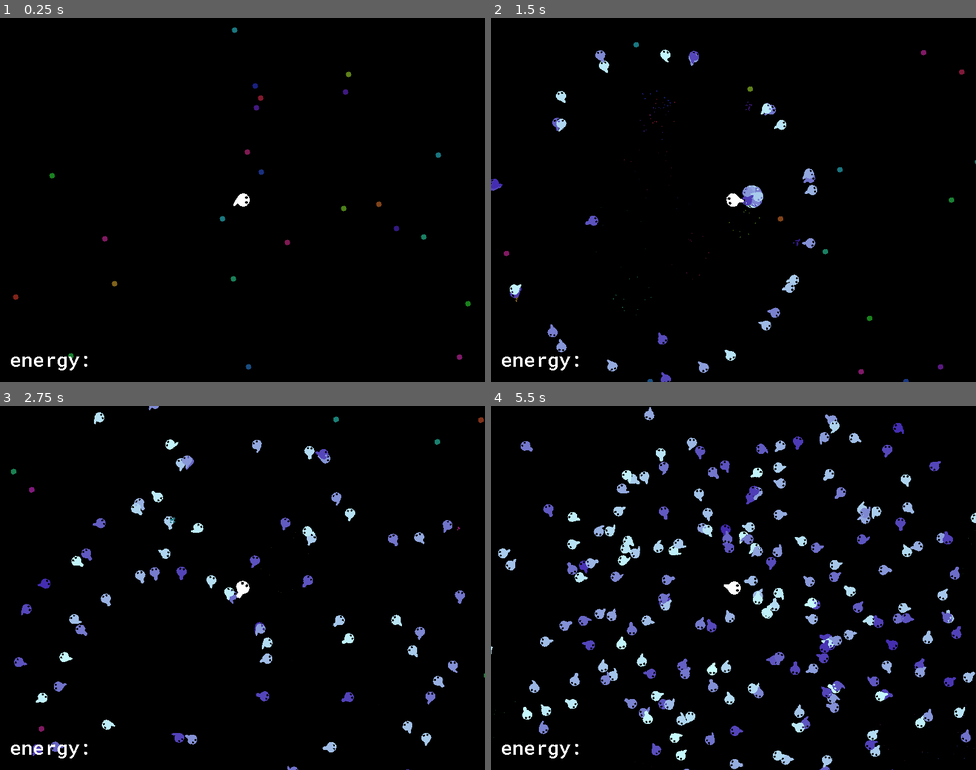
Above: before the commit, frames 1-4 (two rows, left to right).
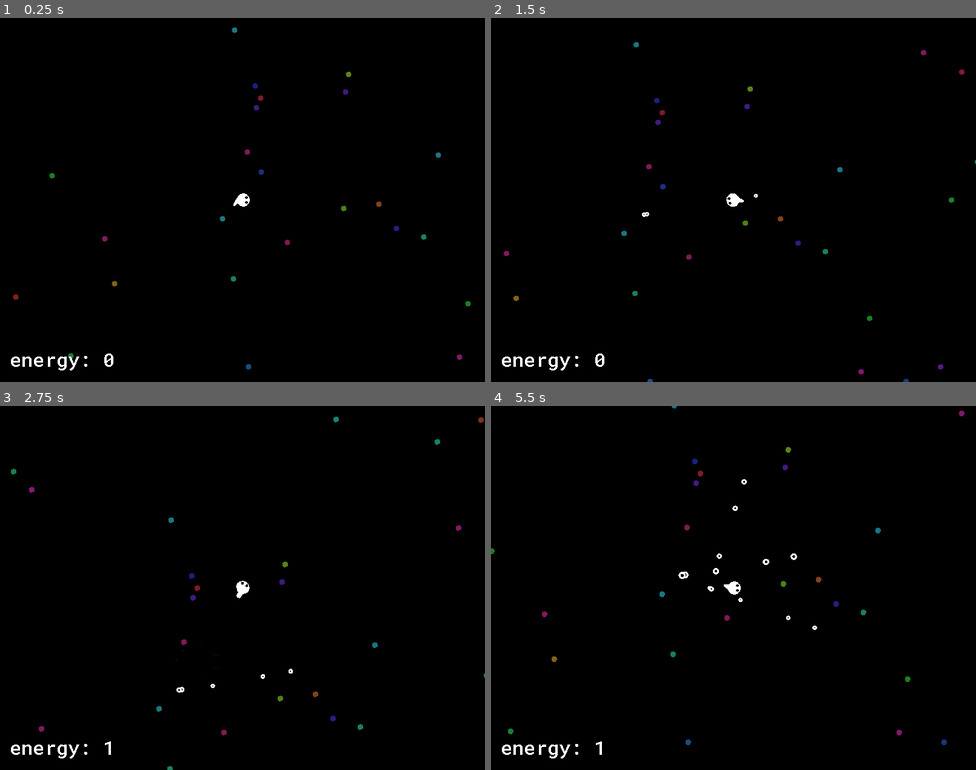
Above: after the commit, the same moments.

Repository: kiwijuice56/fish-fest
Game: Godot game, scene res://main/main.tscn
The game is run twice, just before and just after one commit, with the same random seed, the same clock (stepped at 60 frames per second) and the same inputs. The engine's default icon, where the game draws it, is replaced by a stand-in: a white triangle on a blue panel in a dark square.
Inputs (mouse positions are in pixels of both pictures, inside the frame that each line leads up to):
- Up to frame 1 (0.25 s): no input
- Up to frame 2 (1.5 s): tap Enter (ui_accept) at 0.5, 1.35 s; move the mouse to (840, 181) at 0.52 s; hold Enter (ui_accept) 0.53-1.28 s; move the mouse to (636, 218) at 1.27 s
- Up to frame 3 (2.75 s): tap Enter (ui_accept) at 1.52, 1.82 s; move the mouse to (291, 507) at 2.02 s; hold Enter (ui_accept) from 2.03 s (still down)
- Up to frame 4 (5.5 s): move the mouse to (709, 660) at 2.77 s; release Enter (ui_accept) at 2.78 s; tap Enter (ui_accept) at 2.85, 3.02, 3.32, 4.35, 4.52, 4.82 s; move the mouse to (879, 642) at 3.52 s; hold Enter (ui_accept) 3.53-4.28 s; move the mouse to (588, 533) at 4.27 s; move the mouse to (757, 588) at 5.02 s; hold Enter (ui_accept) from 5.03 s (still down)

The runs differ from the first frame. In frame 1, less than 0.1% of the frame differs, in the area x 21-24%, y 92-96%; in frame 2, 1.7%; in frame 3, 3.1%; in frame 4, 8.7%, in the area x 0-100%, y 0-100%.

Commit message:
Added eggs

Diff:
--- a/main/fish/boid_fish/boid_fish.gd
+++ b/main/fish/boid_fish/boid_fish.gd
@@ -18,7 +18,7 @@
 	%VisionArea.body_entered.connect(_on_fish_entered)
 	%VisionArea.body_exited.connect(_on_fish_exited)
 
-	velocity = Vector2(randf() - 0.5, randf() - 0.5).normalized() * 64
+	velocity = Vector2(randf() - 0.5, randf() - 0.5).normalized() * 32
 	modulate = color_range.gradient.sample(randf())
 
 func _physics_process(delta: float) -> void:
@@ -48,6 +48,11 @@
 
 	move_and_slide()
 
+func _item_found(area: Area2D) -> void:
+	if not area is Algae:
+		return
+	area.collect(self)
+
 func _on_fish_entered(body: PhysicsBody2D) -> void:
 	if not body is BoidFish:
 		return
--- a/main/fish/fish.gd
+++ b/main/fish/fish.gd
@@ -4,6 +4,5 @@
 func _ready() -> void:
 	%CollectionArea.area_entered.connect(_item_found)
 
-func _item_found(area: Area2D) -> void:
-	if area is Item:
-		area.collect(self)
+func _item_found(_area: Area2D) -> void:
+	pass
--- a/main/fish/player_fish/player_fish.gd
+++ b/main/fish/player_fish/player_fish.gd
@@ -1,14 +1,13 @@
 class_name PlayerFish
 extends Fish
 
-@export var boid_scene: PackedScene
+@export var egg_scene: PackedScene
 @export var max_speed: float = 128.0
 @export var max_radius: float = 128.0
 
 func _input(event: InputEvent) -> void:
 	if event.is_action_pressed("ui_accept", false):
-		for i in range(16):
-			spawn_boid()
+		spawn_egg()
 
 func _physics_process(delta: float) -> void:
 	var dir: Vector2 = get_global_mouse_position() - global_position
@@ -22,9 +21,13 @@
 
 	move_and_slide()
 
-func spawn_boid() -> void:
-	var new_boid: BoidFish = boid_scene.instantiate()
-	get_parent().add_child(new_boid)
-	get_parent().move_child(new_boid, 0)
-	new_boid.global_position = global_position
-	new_boid.commander = self
+func _item_found(area: Area2D) -> void:
+	if not area is Algae:
+		return
+	area.collect(self)
+
+func spawn_egg() -> void:
+	var new_egg: Egg = egg_scene.instantiate()
+	get_parent().add_child(new_egg)
+	get_parent().move_child(new_egg, 0)
+	new_egg.global_position = global_position
--- a/main/fish/player_fish/player_fish.tscn
+++ b/main/fish/player_fish/player_fish.tscn
@@ -2,11 +2,11 @@
 
 [ext_resource type="PackedScene" uid="uid://dyych6mhtvl5" path="res://main/fish/fish.tscn" id="1_jqmvt"]
 [ext_resource type="Script" path="res://main/fish/player_fish/player_fish.gd" id="2_yjn0a"]
-[ext_resource type="PackedScene" uid="uid://cjtd6lb6vq13y" path="res://main/fish/boid_fish/boid_fish.tscn" id="3_ap5a3"]
+[ext_resource type="PackedScene" uid="uid://dpwashmtqkdqy" path="res://main/item/egg/egg.tscn" id="3_vtcec"]
 
 [node name="PlayerFish" instance=ExtResource("1_jqmvt")]
 script = ExtResource("2_yjn0a")
-boid_scene = ExtResource("3_ap5a3")
+egg_scene = ExtResource("3_vtcec")
 max_speed = 280.0
 max_radius = 128.0
 
--- a/main/item/algae/algae.gd
+++ b/main/item/algae/algae.gd
@@ -5,6 +5,10 @@
 	modulate = Color.from_hsv(randf(), 0.8, 0.5)
 
 func collect(collector: Fish) -> void:
+	if collected:
+		return
+	collected = true
+	Stats.energy += 1
 	$AnimationPlayer.play("eat")
 	await $AnimationPlayer.animation_finished
 	queue_free()
--- /dev/null
+++ b/main/item/egg/egg.gd
@@ -0,0 +1,22 @@
+class_name Egg
+extends Item
+
+@export var boid_scene: PackedScene
+@export var hatch_time: float = 12.0
+
+func _ready() -> void:
+	grow()
+
+func grow() -> void:
+	%AnimationPlayer.speed_scale = 1.0 / hatch_time
+	%AnimationPlayer.play("grow")
+	await %AnimationPlayer.animation_finished
+	spawn_boid()
+	queue_free()
+
+func spawn_boid() -> void:
+	var new_boid: BoidFish = boid_scene.instantiate()
+	get_parent().add_child(new_boid)
+	get_parent().move_child(new_boid, 0)
+	new_boid.global_position = global_position
+	new_boid.commander = Ref.player
--- /dev/null
+++ b/main/item/egg/egg.tscn
@@ -0,0 +1,92 @@
+[gd_scene load_steps=9 format=3 uid="uid://dpwashmtqkdqy"]
+
+[ext_resource type="PackedScene" uid="uid://ca12mpsenr5ka" path="res://main/item/item.tscn" id="1_326a0"]
+[ext_resource type="Texture2D" uid="uid://c57538ckqlr0d" path="res://main/item/egg/egg.png" id="2_ciu1a"]
+[ext_resource type="Script" path="res://main/item/egg/egg.gd" id="2_rjy7u"]
+[ext_resource type="PackedScene" uid="uid://cjtd6lb6vq13y" path="res://main/fish/boid_fish/boid_fish.tscn" id="3_aghk6"]
+
+[sub_resource type="CircleShape2D" id="CircleShape2D_4sqqc"]
+radius = 6.0
+
+[sub_resource type="Animation" id="Animation_5gx1y"]
+resource_name = "grow"
+tracks/0/type = "value"
+tracks/0/imported = false
+tracks/0/enabled = true
+tracks/0/path = NodePath("Sprite2D/Yolk:scale")
+tracks/0/interp = 1
+tracks/0/loop_wrap = true
+tracks/0/keys = {
+"times": PackedFloat32Array(0, 1),
+"transitions": PackedFloat32Array(1, 1),
+"update": 0,
+"values": [Vector2(0.2, 0.2), Vector2(0.8, 0.8)]
+}
+tracks/1/type = "value"
+tracks/1/imported = false
+tracks/1/enabled = true
+tracks/1/path = NodePath("Sprite2D:scale")
+tracks/1/interp = 1
+tracks/1/loop_wrap = true
+tracks/1/keys = {
+"times": PackedFloat32Array(0, 1),
+"transitions": PackedFloat32Array(1, 1),
+"update": 0,
+"values": [Vector2(0.1, 0.1), Vector2(0.3, 0.3)]
+}
+
+[sub_resource type="Animation" id="Animation_0e35s"]
+length = 0.001
+tracks/0/type = "value"
+tracks/0/imported = false
+tracks/0/enabled = true
+tracks/0/path = NodePath("Sprite2D/Yolk:scale")
+tracks/0/interp = 1
+tracks/0/loop_wrap = true
+tracks/0/keys = {
+"times": PackedFloat32Array(0),
+"transitions": PackedFloat32Array(1),
+"update": 0,
+"values": [Vector2(0.2, 0.2)]
+}
+tracks/1/type = "value"
+tracks/1/imported = false
+tracks/1/enabled = true
+tracks/1/path = NodePath("Sprite2D:scale")
+tracks/1/interp = 1
+tracks/1/loop_wrap = true
+tracks/1/keys = {
+"times": PackedFloat32Array(0),
+"transitions": PackedFloat32Array(1),
+"update": 0,
+"values": [Vector2(0.4, 0.4)]
+}
+
+[sub_resource type="AnimationLibrary" id="AnimationLibrary_54ewg"]
+_data = {
+"RESET": SubResource("Animation_0e35s"),
+"grow": SubResource("Animation_5gx1y")
+}
+
+[node name="Egg" instance=ExtResource("1_326a0")]
+script = ExtResource("2_rjy7u")
+boid_scene = ExtResource("3_aghk6")
+hatch_time = 12.0
+
+[node name="Sprite2D" parent="." index="0"]
+scale = Vector2(0.4, 0.4)
+texture = ExtResource("2_ciu1a")
+
+[node name="Yolk" type="Sprite2D" parent="Sprite2D" index="0"]
+modulate = Color(0, 0, 0, 1)
+scale = Vector2(0.2, 0.2)
+texture = ExtResource("2_ciu1a")
+
+[node name="CollisionShape2D" parent="." index="1"]
+shape = SubResource("CircleShape2D_4sqqc")
+
+[node name="AnimationPlayer" type="AnimationPlayer" parent="." index="2"]
+unique_name_in_owner = true
+libraries = {
+"": SubResource("AnimationLibrary_54ewg")
+}
--- a/main/item/item.gd
+++ b/main/item/item.gd
@@ -1,5 +1,7 @@
 class_name Item
 extends Area2D
 
+var collected: bool = false
+
 func collect(getter: Fish) -> void:
 	pass
--- a/main/main.tscn
+++ b/main/main.tscn
@@ -1,9 +1,10 @@
-[gd_scene load_steps=5 format=3 uid="uid://dk2jougfjef45"]
+[gd_scene load_steps=6 format=3 uid="uid://dk2jougfjef45"]
 
 [ext_resource type="PackedScene" uid="uid://c6xq677b7i2yh" path="res://main/fish/player_fish/player_fish.tscn" id="1_oks1y"]
 [ext_resource type="Script" path="res://main/world.gd" id="3_a701s"]
 [ext_resource type="Theme" uid="uid://7prt7tp301o8" path="res://main/ui/theme.tres" id="4_a1erm"]
 [ext_resource type="PackedScene" uid="uid://cvxgjdgfqpw1a" path="res://main/chunk/biomes/plain_chunk.tscn" id="4_anjt5"]
+[ext_resource type="Script" path="res://main/ui.gd" id="4_iwul6"]
 
 [node name="Main" type="Node"]
 
@@ -14,6 +15,7 @@
 [node name="PlayerFish" parent="." instance=ExtResource("1_oks1y")]
 
 [node name="UI" type="CanvasLayer" parent="."]
+script = ExtResource("4_iwul6")
 
 [node name="MarginContainer" type="MarginContainer" parent="UI"]
 anchors_preset = 15
@@ -26,9 +28,10 @@
 theme_override_constants/margin_right = 16
 theme_override_constants/margin_bottom = 16
 
-[node name="Label" type="Label" parent="UI/MarginContainer"]
+[node name="EnergyLabel" type="Label" parent="UI/MarginContainer"]
+unique_name_in_owner = true
 layout_mode = 2
 size_flags_horizontal = 0
 size_flags_vertical = 8
 theme = ExtResource("4_a1erm")
-text = "energy:"
+text = "energy: 0"
--- /dev/null
+++ b/main/stats.gd
@@ -0,0 +1,8 @@
+extends Node
+
+signal energy_changed
+
+var energy: int:
+	set(val):
+		energy = val
+		energy_changed.emit()
--- /dev/null
+++ b/main/ui.gd
@@ -0,0 +1,8 @@
+class_name UI
+extends CanvasLayer
+
+func _ready() -> void:
+	Stats.energy_changed.connect(_on_energy_changed)
+
+func _on_energy_changed() -> void:
+	%EnergyLabel.text = "energy: " + str(Stats.energy)
--- a/project.godot
+++ b/project.godot
@@ -18,6 +18,7 @@
 [autoload]
 
 Ref="*res://main/ref.gd"
+Stats="*res://main/stats.gd"
 
 [debug]
 
@@ -35,6 +36,7 @@
 2d_physics/layer_1="map"
 2d_physics/layer_2="fish"
 2d_physics/layer_3="item"
+2d_physics/layer_4="egg"
 
 [rendering]
 
Renamed: main/egg/egg.png -> main/item/egg/egg.png
Not shown, changed: main/item/egg/egg.png.import
